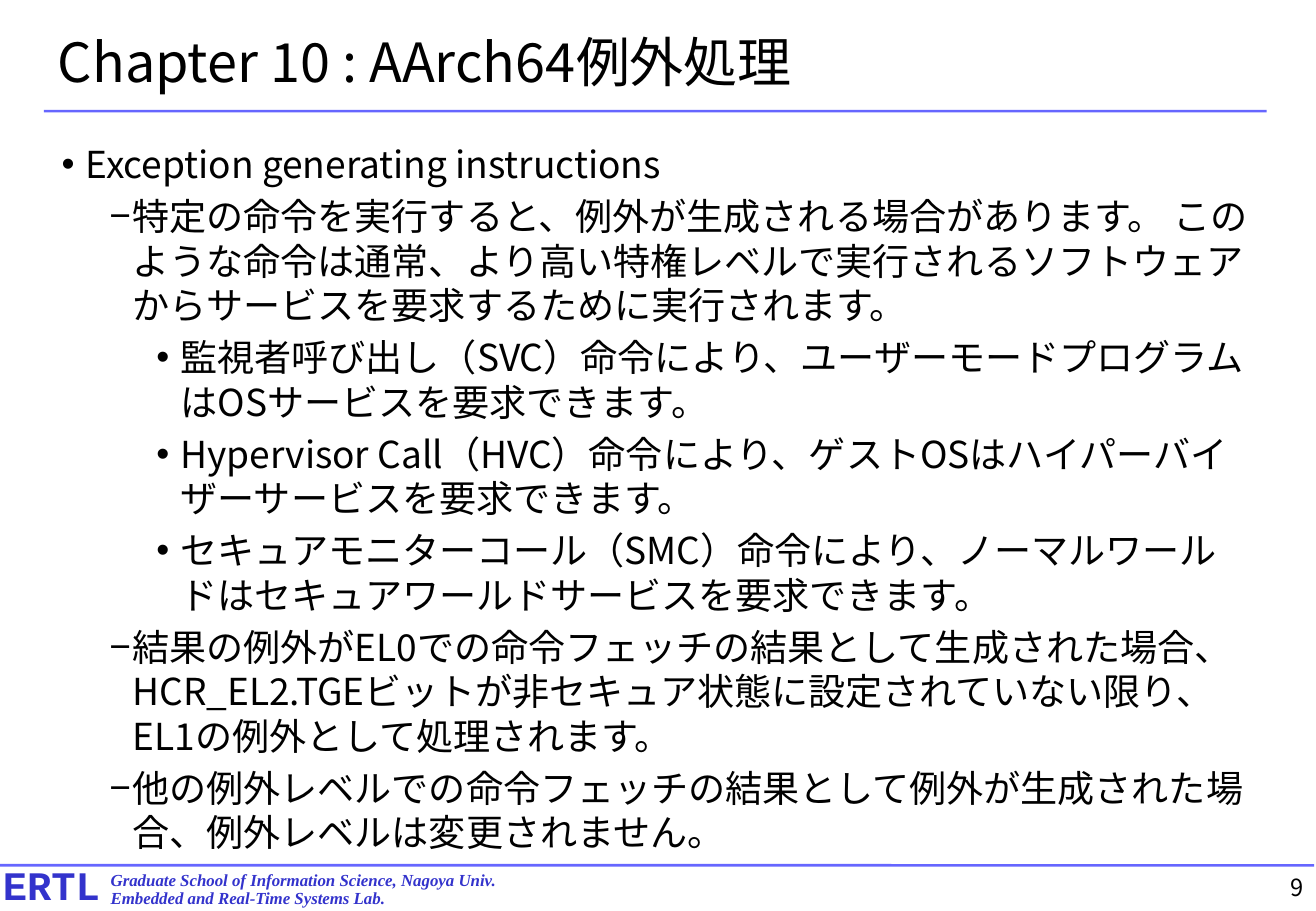
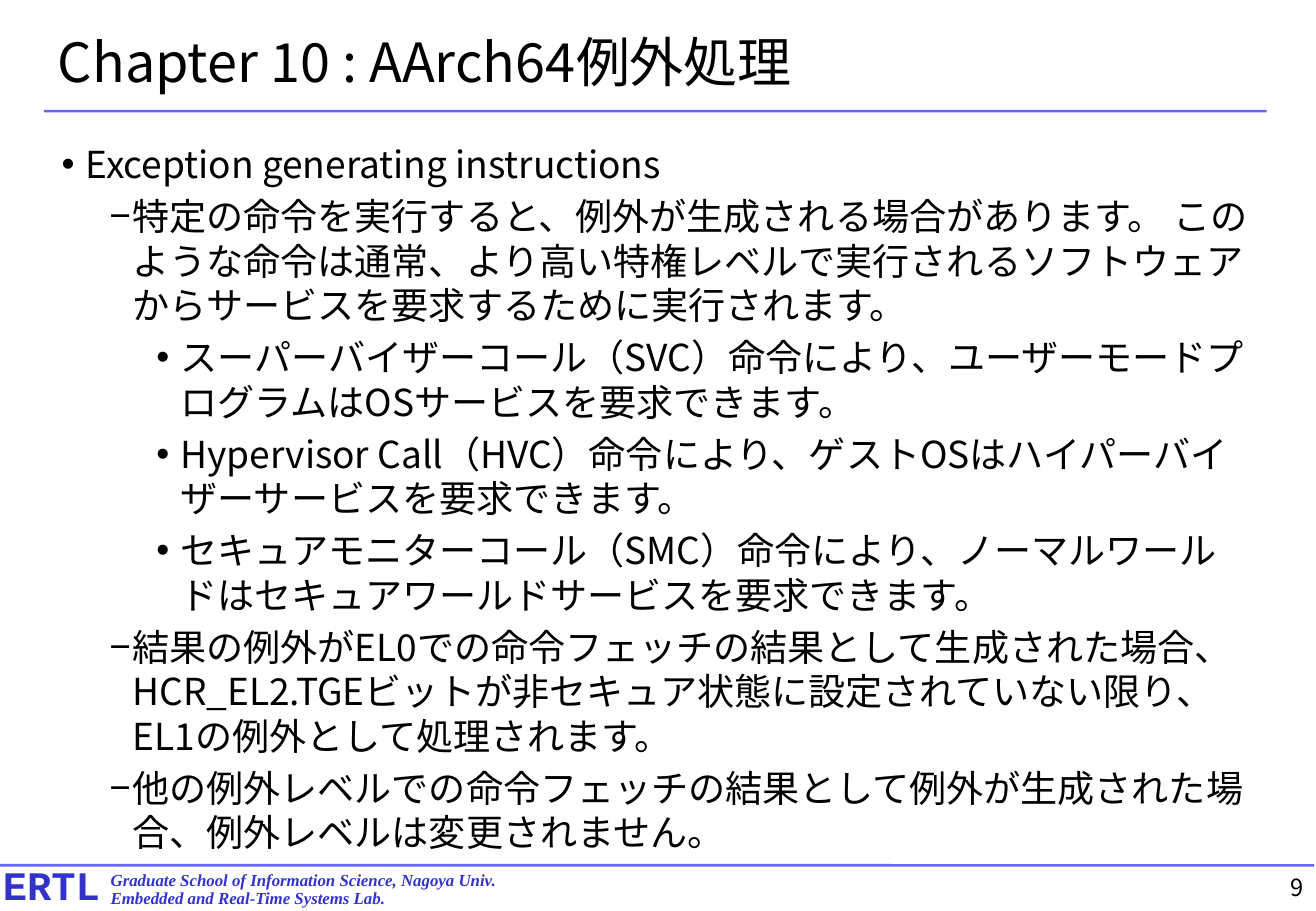
Before and after one commit to exshonda/arm64_basic, a slide deck: slide 9 of text/8.chapter10.pptx. Drawn at 1316x911 pixels with LibreOffice and Linux fonts; fonts in the diff are those of the drawing. Boxes give left, top, right and bottom in pixels: in the first picture for what was removed or moved away, otherwise in the second. Text is boxed around its words. In the diff, an @@ line names an element or a change of style, - is before the commit and + after.

```diff
--- a/text/8.chapter10.pptx
+++ b/text/8.chapter10.pptx
@@ text at [181,339,1244,419]: text changed @@
-    • 監視者呼び出し（SVC）命令により、ユーザーモードプログラムはOSサービスを要求できます。
+    • スーパーバイザーコール（SVC）命令により、ユーザーモードプログラムはOSサービスを要求できます。
```
Also in this commit, not shown: 15 other slides changed, 1 slide removed.
